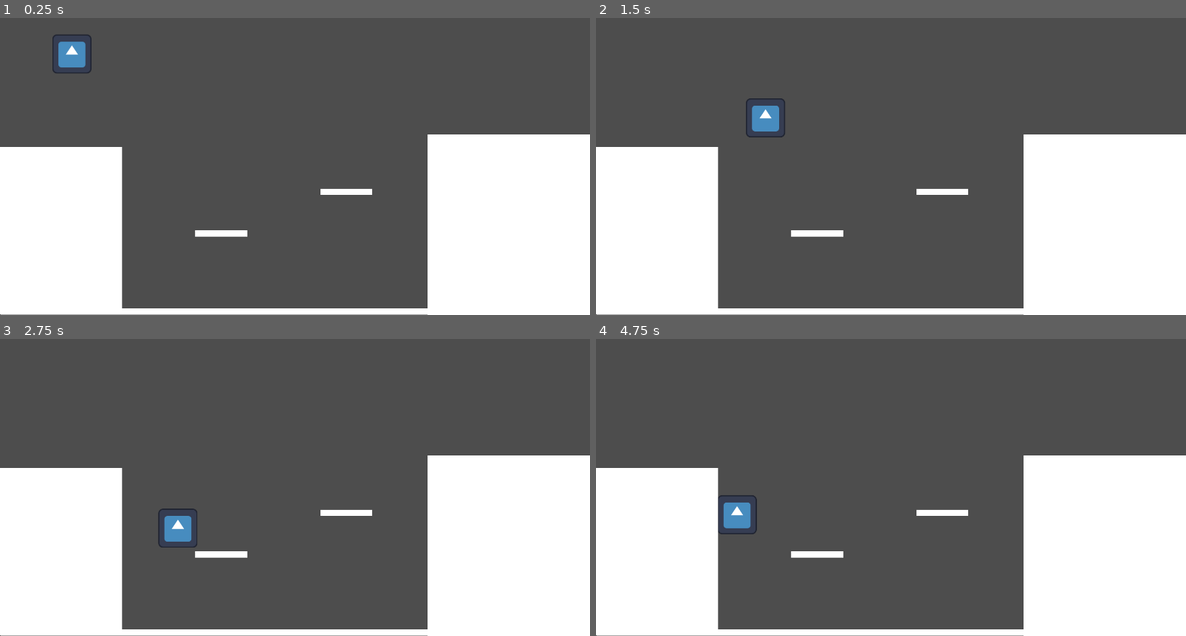
Above: before the commit, frames 1-4 (two rows, left to right).
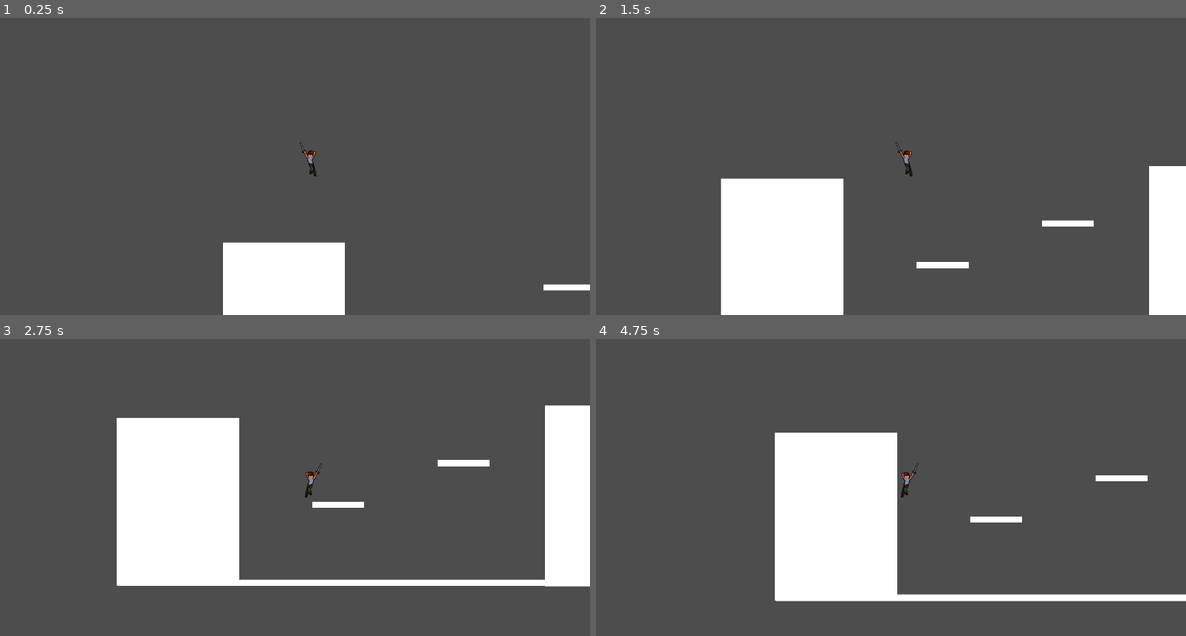
Above: after the commit, the same moments.

Repository: Guiezz/Ashwake
Game: Godot game, scene res://scenes/levels/playground.tscn
Two runs of this game, one before a commit and one after it. Both use one fixed random seed, a clock stepped at 60 frames per second and the inputs below. The engine's default icon, where the game draws it, is replaced by a stand-in: a white triangle on a blue panel in a dark square.
Inputs (mouse positions are in pixels of both pictures, inside the frame that each line leads up to):
- Up to frame 1 (0.25 s): no input
- Up to frame 2 (1.5 s): move the mouse to (1020, 133) at 0.52 s; hold D (mover_direita) from 0.53 s (still down); tap Shift (dash) at 0.6 s; tap Space (pular) at 0.77, 1.07 s; click (1020, 133) at 0.8 s; move the mouse to (773, 166) at 1.27 s; click (773, 166) at 1.35 s
- Up to frame 3 (2.75 s): tap Space (pular) at 1.52, 1.55, 1.82, 2.1 s; move the mouse to (354, 398) at 2.02 s; release D (mover_direita) at 2.03 s; hold A (mover_esquerda) from 2.03 s (still down); tap Shift (dash) at 2.3 s
- Up to frame 4 (4.75 s): move the mouse to (861, 537) at 2.77 s; release A (mover_esquerda) at 2.78 s; hold D (mover_direita) 2.78-4.28 s; tap Shift (dash) at 2.85, 4.55 s; tap Space (pular) at 3.02, 3.32, 3.77, 3.8, 4.07, 4.52 s; click (861, 537) at 3.05 s; move the mouse to (1068, 520) at 3.52 s; hold C (grudar_parede) 3.53-4.28 s; move the mouse to (714, 422) at 4.27 s; hold A (mover_esquerda) from 4.28 s (still down); click (714, 422) at 4.35 s

The runs differ from the first frame. In frame 1, 35% of the frame differs, in the area x 0-100%, y 5-100%; in frame 2, 36%; in frame 3, 39%; in frame 4, 42%, in the area x 0-100%, y 31-100%.

Commit message:
Feat: Player Updates
(Movement spritesand Attack)

Diff:
--- a/project.godot
+++ b/project.godot
@@ -58,3 +58,8 @@
 "events": [Object(InputEventKey,"resource_local_to_scene":false,"resource_name":"","device":0,"window_id":0,"alt_presse …(189 unchanged characters)…
 ]
 }
+atacar={
+"deadzone": 0.2,
+"events": [Object(InputEventMouseButton,"resource_local_to_scene":false,"resource_name":"","device":-1,"window_id":0,"alt_pressed":false,"shift_pressed":false,"ctrl_pressed":false,"meta_pressed":false,"button_mask":0,"position":Vector2(0, 0),"global_position":Vector2(0, 0),"factor":1.0,"button_index":1,"canceled":false,"pressed":false,"double_click":false,"script":null)
+]
+}
--- a/scenes/player/player.tscn
+++ b/scenes/player/player.tscn
@@ -1,23 +1,523 @@
-[gd_scene load_steps=4 format=3 uid="uid://dtjporv7xvfnn"]
+[gd_scene load_steps=74 format=3 uid="uid://dtjporv7xvfnn"]
 
 [ext_resource type="Script" uid="uid://cxmuybsajhqdw" path="res://scripts/player/player.gd" id="1_dovo2"]
-[ext_resource type="Texture2D" uid="uid://s0hbpu6yqu6m" path="res://icon.svg" id="2_gmlin"]
-
-[sub_resource type="RectangleShape2D" id="RectangleShape2D_g2els"]
-size = Vector2(128, 127)
+[ext_resource type="Texture2D" uid="uid://bmi4l3y8lfgxg" path="res://assets/sprites/CharacterPack-Version1/Character-Weapon/Character-Attack-1.png" id="2_je7p5"]
+[ext_resource type="Texture2D" uid="uid://00ojc7fltpxt" path="res://assets/sprites/CharacterPack-Version1/Character-Weapon/Character-dash-1.png" id="3_fm80t"]
+[ext_resource type="Texture2D" uid="uid://c24mycw7vxd3n" path="res://assets/sprites/CharacterPack-Version1/Character-Weapon/Character-falling.png" id="4_gx1jg"]
+[ext_resource type="Texture2D" uid="uid://cui3jnrvqr18s" path="res://assets/sprites/CharacterPack-Version1/Character-Weapon/Character-Idle-1.png" id="5_ugbui"]
+[ext_resource type="Texture2D" uid="uid://bdi1q6arr1wtt" path="res://assets/sprites/CharacterPack-Version1/Character-Weapon/Character-jump.png" id="6_fcs02"]
+[ext_resource type="Texture2D" uid="uid://704cgbiuauie" path="res://assets/sprites/CharacterPack-Version1/Character-Weapon/Character-jump-movement.png" id="7_myrg7"]
+[ext_resource type="Texture2D" uid="uid://dfev0e0ob75px" path="res://assets/sprites/CharacterPack-Version1/Character-Weapon/Character-run-weapon.png" id="8_kvlxm"]
+[ext_resource type="Texture2D" uid="uid://da3p71xmcin11" path="res://assets/sprites/CharacterPack-Version1/Character-Weapon/Character-wall-Stick.png" id="9_uf5tr"]
+[ext_resource type="Texture2D" uid="uid://dwgiybn6qgc1t" path="res://assets/sprites/CharacterPack-Version1/Character-Weapon/Character-wall-stick-off-movement.png" id="10_lgqa7"]
+[ext_resource type="Texture2D" uid="uid://78hijy8rlo01" path="res://assets/sprites/CharacterPack-Version1/Character-Weapon/Character-wall-slide-loop-no-particles.png" id="11_8ydkj"]
+
+[sub_resource type="AtlasTexture" id="AtlasTexture_3j4b4"]
+atlas = ExtResource("2_je7p5")
+region = Rect2(0, 0, 96, 64)
+
+[sub_resource type="AtlasTexture" id="AtlasTexture_yj68g"]
+atlas = ExtResource("2_je7p5")
+region = Rect2(96, 0, 96, 64)
+
+[sub_resource type="AtlasTexture" id="AtlasTexture_ioxgp"]
+atlas = ExtResource("2_je7p5")
+region = Rect2(192, 0, 96, 64)
+
+[sub_resource type="AtlasTexture" id="AtlasTexture_cnsyf"]
+atlas = ExtResource("2_je7p5")
+region = Rect2(288, 0, 96, 64)
+
+[sub_resource type="AtlasTexture" id="AtlasTexture_007i1"]
+atlas = ExtResource("2_je7p5")
+region = Rect2(384, 0, 96, 64)
+
+[sub_resource type="AtlasTexture" id="AtlasTexture_6cv16"]
+atlas = ExtResource("2_je7p5")
+region = Rect2(480, 0, 96, 64)
+
+[sub_resource type="AtlasTexture" id="AtlasTexture_j4nxn"]
+atlas = ExtResource("2_je7p5")
+region = Rect2(576, 0, 96, 64)
+
+[sub_resource type="AtlasTexture" id="AtlasTexture_28m0y"]
+atlas = ExtResource("3_fm80t")
+region = Rect2(0, 0, 96, 64)
+
+[sub_resource type="AtlasTexture" id="AtlasTexture_uniwh"]
+atlas = ExtResource("3_fm80t")
+region = Rect2(96, 0, 96, 64)
+
+[sub_resource type="AtlasTexture" id="AtlasTexture_iqsei"]
+atlas = ExtResource("3_fm80t")
+region = Rect2(192, 0, 96, 64)
+
+[sub_resource type="AtlasTexture" id="AtlasTexture_tffgl"]
+atlas = ExtResource("3_fm80t")
+region = Rect2(288, 0, 96, 64)
+
+[sub_resource type="AtlasTexture" id="AtlasTexture_pk8ii"]
+atlas = ExtResource("3_fm80t")
+region = Rect2(384, 0, 96, 64)
+
+[sub_resource type="AtlasTexture" id="AtlasTexture_5mf0n"]
+atlas = ExtResource("4_gx1jg")
+region = Rect2(0, 0, 96, 64)
+
+[sub_resource type="AtlasTexture" id="AtlasTexture_4hvnv"]
+atlas = ExtResource("4_gx1jg")
+region = Rect2(96, 0, 96, 64)
+
+[sub_resource type="AtlasTexture" id="AtlasTexture_bbmj2"]
+atlas = ExtResource("4_gx1jg")
+region = Rect2(192, 0, 96, 64)
+
+[sub_resource type="AtlasTexture" id="AtlasTexture_kxw46"]
+atlas = ExtResource("4_gx1jg")
+region = Rect2(288, 0, 96, 64)
+
+[sub_resource type="AtlasTexture" id="AtlasTexture_8qxvo"]
+atlas = ExtResource("5_ugbui")
+region = Rect2(0, 0, 96, 64)
+
+[sub_resource type="AtlasTexture" id="AtlasTexture_5q8fn"]
+atlas = ExtResource("5_ugbui")
+region = Rect2(96, 0, 96, 64)
+
+[sub_resource type="AtlasTexture" id="AtlasTexture_wva7c"]
+atlas = ExtResource("5_ugbui")
+region = Rect2(192, 0, 96, 64)
+
+[sub_resource type="AtlasTexture" id="AtlasTexture_7obkq"]
+atlas = ExtResource("5_ugbui")
+region = Rect2(288, 0, 96, 64)
+
+[sub_resource type="AtlasTexture" id="AtlasTexture_vo27k"]
+atlas = ExtResource("5_ugbui")
+region = Rect2(384, 0, 96, 64)
+
+[sub_resource type="AtlasTexture" id="AtlasTexture_genst"]
+atlas = ExtResource("5_ugbui")
+region = Rect2(480, 0, 96, 64)
+
+[sub_resource type="AtlasTexture" id="AtlasTexture_niom3"]
+atlas = ExtResource("5_ugbui")
+region = Rect2(576, 0, 96, 64)
+
+[sub_resource type="AtlasTexture" id="AtlasTexture_ttakn"]
+atlas = ExtResource("5_ugbui")
+region = Rect2(672, 0, 96, 64)
+
+[sub_resource type="AtlasTexture" id="AtlasTexture_rw8a5"]
+atlas = ExtResource("6_fcs02")
+region = Rect2(0, 0, 96, 64)
+
+[sub_resource type="AtlasTexture" id="AtlasTexture_iwuka"]
+atlas = ExtResource("6_fcs02")
+region = Rect2(96, 0, 96, 64)
+
+[sub_resource type="AtlasTexture" id="AtlasTexture_hyqqp"]
+atlas = ExtResource("6_fcs02")
+region = Rect2(192, 0, 96, 64)
+
+[sub_resource type="AtlasTexture" id="AtlasTexture_ds1xl"]
+atlas = ExtResource("6_fcs02")
+region = Rect2(288, 0, 96, 64)
+
+[sub_resource type="AtlasTexture" id="AtlasTexture_1u1sw"]
+atlas = ExtResource("6_fcs02")
+region = Rect2(384, 0, 96, 64)
+
+[sub_resource type="AtlasTexture" id="AtlasTexture_2t3bg"]
+atlas = ExtResource("6_fcs02")
+region = Rect2(480, 0, 96, 64)
+
+[sub_resource type="AtlasTexture" id="AtlasTexture_jrbya"]
+atlas = ExtResource("7_myrg7")
+region = Rect2(0, 0, 96, 64)
+
+[sub_resource type="AtlasTexture" id="AtlasTexture_ahqnk"]
+atlas = ExtResource("7_myrg7")
+region = Rect2(96, 0, 96, 64)
+
+[sub_resource type="AtlasTexture" id="AtlasTexture_vb1ce"]
+atlas = ExtResource("7_myrg7")
+region = Rect2(192, 0, 96, 64)
+
+[sub_resource type="AtlasTexture" id="AtlasTexture_0ncpa"]
+atlas = ExtResource("7_myrg7")
+region = Rect2(288, 0, 96, 64)
+
+[sub_resource type="AtlasTexture" id="AtlasTexture_upxxc"]
+atlas = ExtResource("7_myrg7")
+region = Rect2(384, 0, 96, 64)
+
+[sub_resource type="AtlasTexture" id="AtlasTexture_ln3h3"]
+atlas = ExtResource("7_myrg7")
+region = Rect2(480, 0, 96, 64)
+
+[sub_resource type="AtlasTexture" id="AtlasTexture_uygh0"]
+atlas = ExtResource("8_kvlxm")
+region = Rect2(0, 0, 96, 64)
+
+[sub_resource type="AtlasTexture" id="AtlasTexture_t1aof"]
+atlas = ExtResource("8_kvlxm")
+region = Rect2(96, 0, 96, 64)
+
+[sub_resource type="AtlasTexture" id="AtlasTexture_w8qe1"]
+atlas = ExtResource("8_kvlxm")
+region = Rect2(192, 0, 96, 64)
+
+[sub_resource type="AtlasTexture" id="AtlasTexture_hdvrm"]
+atlas = ExtResource("8_kvlxm")
+region = Rect2(288, 0, 96, 64)
+
+[sub_resource type="AtlasTexture" id="AtlasTexture_5xbmr"]
+atlas = ExtResource("8_kvlxm")
+region = Rect2(384, 0, 96, 64)
+
+[sub_resource type="AtlasTexture" id="AtlasTexture_hir57"]
+atlas = ExtResource("8_kvlxm")
+region = Rect2(480, 0, 96, 64)
+
+[sub_resource type="AtlasTexture" id="AtlasTexture_7072n"]
+atlas = ExtResource("8_kvlxm")
+region = Rect2(576, 0, 96, 64)
+
+[sub_resource type="AtlasTexture" id="AtlasTexture_gmu8b"]
+atlas = ExtResource("8_kvlxm")
+region = Rect2(672, 0, 96, 64)
+
+[sub_resource type="AtlasTexture" id="AtlasTexture_a38bk"]
+atlas = ExtResource("9_uf5tr")
+region = Rect2(0, 0, 96, 64)
+
+[sub_resource type="AtlasTexture" id="AtlasTexture_3chqh"]
+atlas = ExtResource("9_uf5tr")
+region = Rect2(96, 0, 96, 64)
+
+[sub_resource type="AtlasTexture" id="AtlasTexture_pwfqx"]
+atlas = ExtResource("9_uf5tr")
+region = Rect2(192, 0, 96, 64)
+
+[sub_resource type="AtlasTexture" id="AtlasTexture_kssj8"]
+atlas = ExtResource("9_uf5tr")
+region = Rect2(288, 0, 96, 64)
+
+[sub_resource type="AtlasTexture" id="AtlasTexture_8lfxt"]
+atlas = ExtResource("9_uf5tr")
+region = Rect2(384, 0, 96, 64)
+
+[sub_resource type="AtlasTexture" id="AtlasTexture_lclul"]
+atlas = ExtResource("9_uf5tr")
+region = Rect2(480, 0, 96, 64)
+
+[sub_resource type="AtlasTexture" id="AtlasTexture_ej2d6"]
+atlas = ExtResource("10_lgqa7")
+region = Rect2(0, 0, 96, 64)
+
+[sub_resource type="AtlasTexture" id="AtlasTexture_fvjb1"]
+atlas = ExtResource("10_lgqa7")
+region = Rect2(96, 0, 96, 64)
+
+[sub_resource type="AtlasTexture" id="AtlasTexture_bysbl"]
+atlas = ExtResource("10_lgqa7")
+region = Rect2(192, 0, 96, 64)
+
+[sub_resource type="AtlasTexture" id="AtlasTexture_2wy34"]
+atlas = ExtResource("10_lgqa7")
+region = Rect2(288, 0, 96, 64)
+
+[sub_resource type="AtlasTexture" id="AtlasTexture_ymths"]
+atlas = ExtResource("10_lgqa7")
+region = Rect2(384, 0, 96, 64)
+
+[sub_resource type="AtlasTexture" id="AtlasTexture_3p0jd"]
+atlas = ExtResource("11_8ydkj")
+region = Rect2(0, 0, 96, 64)
+
+[sub_resource type="AtlasTexture" id="AtlasTexture_7nf13"]
+atlas = ExtResource("11_8ydkj")
+region = Rect2(96, 0, 96, 64)
+
+[sub_resource type="AtlasTexture" id="AtlasTexture_0y4ya"]
+atlas = ExtResource("11_8ydkj")
+region = Rect2(192, 0, 96, 64)
+
+[sub_resource type="AtlasTexture" id="AtlasTexture_s050l"]
+atlas = ExtResource("11_8ydkj")
+region = Rect2(288, 0, 96, 64)
+
+[sub_resource type="SpriteFrames" id="SpriteFrames_4sw5w"]
+animations = [{
+"frames": [{
+"duration": 1.0,
+"texture": SubResource("AtlasTexture_3j4b4")
+}, {
+"duration": 1.0,
+"texture": SubResource("AtlasTexture_yj68g")
+}, {
+"duration": 1.0,
+"texture": SubResource("AtlasTexture_ioxgp")
+}, {
+"duration": 1.0,
+"texture": SubResource("AtlasTexture_cnsyf")
+}, {
+"duration": 1.0,
+"texture": SubResource("AtlasTexture_007i1")
+}, {
+"duration": 1.0,
+"texture": SubResource("AtlasTexture_6cv16")
+}, {
+"duration": 1.0,
+"texture": SubResource("AtlasTexture_j4nxn")
+}],
+"loop": false,
+"name": &"attack01",
+"speed": 5.0
+}, {
+"frames": [{
+"duration": 1.0,
+"texture": SubResource("AtlasTexture_28m0y")
+}, {
+"duration": 1.0,
+"texture": SubResource("AtlasTexture_uniwh")
+}, {
+"duration": 1.0,
+"texture": SubResource("AtlasTexture_iqsei")
+}, {
+"duration": 1.0,
+"texture": SubResource("AtlasTexture_tffgl")
+}, {
+"duration": 1.0,
+"texture": SubResource("AtlasTexture_pk8ii")
+}],
+"loop": false,
+"name": &"dash",
+"speed": 5.0
+}, {
+"frames": [{
+"duration": 1.0,
+"texture": SubResource("AtlasTexture_5mf0n")
+}, {
+"duration": 1.0,
+"texture": SubResource("AtlasTexture_4hvnv")
+}, {
+"duration": 1.0,
+"texture": SubResource("AtlasTexture_bbmj2")
+}, {
+"duration": 1.0,
+"texture": SubResource("AtlasTexture_kxw46")
+}],
+"loop": true,
+"name": &"fall",
+"speed": 5.0
+}, {
+"frames": [{
+"duration": 1.0,
+"texture": SubResource("AtlasTexture_8qxvo")
+}, {
+"duration": 1.0,
+"texture": SubResource("AtlasTexture_5q8fn")
+}, {
+"duration": 1.0,
+"texture": SubResource("AtlasTexture_wva7c")
+}, {
+"duration": 1.0,
+"texture": SubResource("AtlasTexture_7obkq")
+}, {
+"duration": 1.0,
+"texture": SubResource("AtlasTexture_vo27k")
+}, {
+"duration": 1.0,
+"texture": SubResource("AtlasTexture_genst")
+}, {
+"duration": 1.0,
+"texture": SubResource("AtlasTexture_niom3")
+}, {
+"duration": 1.0,
+"texture": SubResource("AtlasTexture_ttakn")
+}],
+"loop": true,
+"name": &"idle",
+"speed": 5.0
+}, {
+"frames": [{
+"duration": 1.0,
+"texture": SubResource("AtlasTexture_rw8a5")
+}, {
+"duration": 1.0,
+"texture": SubResource("AtlasTexture_iwuka")
+}, {
+"duration": 1.0,
+"texture": SubResource("AtlasTexture_hyqqp")
+}, {
+"duration": 1.0,
+"texture": SubResource("AtlasTexture_ds1xl")
+}, {
+"duration": 1.0,
+"texture": SubResource("AtlasTexture_1u1sw")
+}, {
+"duration": 1.0,
+"texture": SubResource("AtlasTexture_2t3bg")
+}],
+"loop": false,
+"name": &"jump",
+"speed": 5.0
+}, {
+"frames": [{
+"duration": 1.0,
+"texture": SubResource("AtlasTexture_jrbya")
+}, {
+"duration": 1.0,
+"texture": SubResource("AtlasTexture_ahqnk")
+}, {
+"duration": 1.0,
+"texture": SubResource("AtlasTexture_vb1ce")
+}, {
+"duration": 1.0,
+"texture": SubResource("AtlasTexture_0ncpa")
+}, {
+"duration": 1.0,
+"texture": SubResource("AtlasTexture_upxxc")
+}, {
+"duration": 1.0,
+"texture": SubResource("AtlasTexture_ln3h3")
+}],
+"loop": false,
+"name": &"jumpMovement",
+"speed": 5.0
+}, {
+"frames": [{
+"duration": 1.0,
+"texture": SubResource("AtlasTexture_uygh0")
+}, {
+"duration": 1.0,
+"texture": SubResource("AtlasTexture_t1aof")
+}, {
+"duration": 1.0,
+"texture": SubResource("AtlasTexture_w8qe1")
+}, {
+"duration": 1.0,
+"texture": SubResource("AtlasTexture_hdvrm")
+}, {
+"duration": 1.0,
+"texture": SubResource("AtlasTexture_5xbmr")
+}, {
+"duration": 1.0,
+"texture": SubResource("AtlasTexture_hir57")
+}, {
+"duration": 1.0,
+"texture": SubResource("AtlasTexture_7072n")
+}, {
+"duration": 1.0,
+"texture": SubResource("AtlasTexture_gmu8b")
+}],
+"loop": true,
+"name": &"run",
+"speed": 5.0
+}, {
+"frames": [{
+"duration": 1.0,
+"texture": SubResource("AtlasTexture_a38bk")
+}, {
+"duration": 1.0,
+"texture": SubResource("AtlasTexture_3chqh")
+}, {
+"duration": 1.0,
+"texture": SubResource("AtlasTexture_pwfqx")
+}, {
+"duration": 1.0,
+"texture": SubResource("AtlasTexture_kssj8")
+}, {
+"duration": 1.0,
+"texture": SubResource("AtlasTexture_8lfxt")
+}, {
+"duration": 1.0,
+"texture": SubResource("AtlasTexture_lclul")
+}],
+"loop": false,
+"name": &"wallSick",
+"speed": 12.0
+}, {
+"frames": [{
+"duration": 1.0,
+"texture": SubResource("AtlasTexture_ej2d6")
+}, {
+"duration": 1.0,
+"texture": SubResource("AtlasTexture_fvjb1")
+}, {
+"duration": 1.0,
+"texture": SubResource("AtlasTexture_bysbl")
+}, {
+"duration": 1.0,
+"texture": SubResource("AtlasTexture_2wy34")
+}, {
+"duration": 1.0,
+"texture": SubResource("AtlasTexture_ymths")
+}],
+"loop": false,
+"name": &"wallSickOff",
+"speed": 5.0
+}, {
+"frames": [{
+"duration": 1.0,
+"texture": SubResource("AtlasTexture_3p0jd")
+}, {
+"duration": 1.0,
+"texture": SubResource("AtlasTexture_7nf13")
+}, {
+"duration": 1.0,
+"texture": SubResource("AtlasTexture_0y4ya")
+}, {
+"duration": 1.0,
+"texture": SubResource("AtlasTexture_s050l")
+}],
+"loop": false,
+"name": &"wall_slide_loop",
+"speed": 5.0
+}]
+
+[sub_resource type="CapsuleShape2D" id="CapsuleShape2D_je7p5"]
+radius = 19.0
+height = 80.0
+
+[sub_resource type="RectangleShape2D" id="RectangleShape2D_je7p5"]
+size = Vector2(71, 20)
 
 [node name="Player" type="CharacterBody2D"]
 script = ExtResource("1_dovo2")
 
-[node name="Sprite2D" type="Sprite2D" parent="."]
-texture = ExtResource("2_gmlin")
+[node name="Animacao" type="AnimatedSprite2D" parent="."]
+position = Vector2(51.000004, 28.000004)
+scale = Vector2(2.0625, 1.8750001)
+sprite_frames = SubResource("SpriteFrames_4sw5w")
+animation = &"attack01"
 
 [node name="CollisionShape2D" type="CollisionShape2D" parent="."]
-position = Vector2(0, -0.5)
-shape = SubResource("RectangleShape2D_g2els")
+position = Vector2(51, 49)
+shape = SubResource("CapsuleShape2D_je7p5")
 
 [node name="DashTimer" type="Timer" parent="."]
 wait_time = 0.2
 one_shot = true
 
+[node name="Camera2D" type="Camera2D" parent="."]
+
+[node name="Hitbox" type="Area2D" parent="."]
+monitoring = false
+monitorable = false
+
+[node name="CollisionShape2D" type="CollisionShape2D" parent="Hitbox"]
+position = Vector2(105.5, 47)
+shape = SubResource("RectangleShape2D_je7p5")
+
+[node name="AttackHitboxTimer" type="Timer" parent="."]
+one_shot = true
+
+[node name="AttackDurationTimer" type="Timer" parent="."]
+one_shot = true
+
 [connection signal="timeout" from="DashTimer" to="." method="_on_dash_timer_timeout"]
+[connection signal="timeout" from="AttackHitboxTimer" to="." method="_on_attack_hitbox_timer_timeout"]
+[connection signal="timeout" from="AttackDurationTimer" to="." method="_on_attack_duration_timer_timeout"]
--- a/scripts/player/player.gd
+++ b/scripts/player/player.gd
@@ -9,7 +9,7 @@
 # --- WALL JUMP / SLIDE ---
 @export var forca_pulo_parede := Vector2(300, -400)
 @export var velocidade_deslizando := 40.0
-@export var forca_pulo_neutro_x := 50.0 # (NOVO) Pequeno impulso horizontal para o pulo neutro
+@export var forca_pulo_neutro_x := 50.0 # Pequeno impulso horizontal para o pulo neutro
 
 var esta_na_parede := false
 var pulou_da_parede_neste_quadro := false
@@ -20,14 +20,54 @@
 var pode_dar_dash := true
 var esta_dando_dash := false
 var direcao_dash := Vector2.ZERO
+
+# --- ATAQUE ---
+var esta_atacando := false
+
+# --- REFERÊNCIAS DE NÓS ---
 @onready var timer_dash := $DashTimer
+@onready var animacao := $Animacao
+@onready var hitbox := $Hitbox
+@onready var attack_hitbox_timer := $AttackHitboxTimer
+@onready var attack_duration_timer := $AttackDurationTimer
 
 # --- PULO DUPLO ---
 var saltos_restantes := 1
 @export var max_saltos := 2
 
+
 func _physics_process(delta: float) -> void:
 	var direcao_input := Input.get_axis("mover_esquerda", "mover_direita")
+
+	# --- LÓGICA DE ATAQUE (Prioridade 1) ---
+	# (MOVIDO PARA CIMA PARA TRAVAR A FÍSICA)
+
+	# 1. Verifica se o jogador quer atacar
+	if Input.is_action_just_pressed("atacar") and not esta_atacando and not esta_na_parede and not esta_dando_dash:
+		if is_on_floor():
+			esta_atacando = true
+			velocity = Vector2.ZERO # Trava o jogador no lugar
+
+			# Pega a duração da animação de ataque
+			var frame_count = animacao.sprite_frames.get_frame_count("attack01")
+			var speed = animacao.sprite_frames.get_animation_speed("attack01")
+			var duracao_ataque = frame_count / speed
+
+			# Inicia o timer de DURAÇÃO TOTAL do ataque
+			attack_duration_timer.start(duracao_ataque)
+
+			# Inicia o timer da HITBOX (quando o golpe acerta)
+			# !! AJUSTE ESSE NÚMERO (0.1) !!
+			# Deve ser o tempo (em segundos) até o frame do golpe
+			attack_hitbox_timer.start(0.1)
+
+	# 2. Se estiver atacando, trava todo o resto
+	if esta_atacando:
+		atualizar_animacoes(0.0) # Força a atualização da animação
+		return # Pula o resto do _physics_process (gravidade, movimento, etc.)
+
+	# --- FIM DA LÓGICA DE ATAQUE ---
+
 
 	# --- GRAVIDADE ---
 	if not is_on_floor() and not esta_dando_dash:
@@ -38,7 +78,8 @@
 		velocity.x = move_toward(velocity.x, direcao_input * velocidade, desaceleracao * delta)
 
 	# --- RESETAR SALTOS NO CHÃO ---
-	if is_on_floor():
+	# (Corrigido para não recarregar o dash durante um dash)
+	if is_on_floor() and not esta_dando_dash:
 		saltos_restantes = max_saltos
 		pode_dar_dash = true
 
@@ -61,15 +102,11 @@
 		if esta_na_parede:
 			var direcao_parede = get_wall_normal().x
 
-			# Lógica do Pulo Neutro: verifica se o jogador está apertando alguma direção
 			if direcao_input == 0:
-				# Pulo Neutro: Impulso vertical forte, horizontal fraco
 				velocity.x = direcao_parede * forca_pulo_neutro_x
 			else:
-				# Pulo de Parede Normal: Impulso para longe da parede
 				velocity.x = direcao_parede * forca_pulo_parede.x
 
-			# Aplica o impulso vertical para ambos os tipos de pulo
 			velocity.y = forca_pulo_parede.y
 
 			pulou_da_parede_neste_quadro = true
@@ -86,18 +123,122 @@
 		pode_dar_dash = false
 		esta_dando_dash = true
 		direcao_dash = Vector2(Input.get_axis("mover_esquerda", "mover_direita"), Input.get_axis("mover_cima", "mover_baixo"))
+
 		if direcao_dash == Vector2.ZERO:
+			# 1º Fallback: Tenta usar a velocidade atual
 			direcao_dash = Vector2(sign(velocity.x), 0)
+
+			# 2º Fallback (Corrigido): Se ainda for zero, usa a direção que o sprite está olhando
+			if direcao_dash == Vector2.ZERO:
+				if animacao.flip_h: # Se está olhando para a esquerda
+					direcao_dash = Vector2.LEFT
+				else: # Se está olhando para a direita
+					direcao_dash = Vector2.RIGHT
+
 		velocity = direcao_dash.normalized() * forca_dash
 		timer_dash.start(duracao_dash)
 
 	move_and_slide()
+
+	atualizar_animacoes(direcao_input)
 
 	if pulou_da_parede_neste_quadro:
 		await get_tree().create_timer(0.1).timeout
 		pulou_da_parede_neste_quadro = false
 
 
+# --- TIMERS E SINAIS ---
+
 func _on_dash_timer_timeout():
 	esta_dando_dash = false
 	velocity.x *= 0.5
+
+# Este timer é chamado quando a ANIMAÇÃO INTEIRA de ataque acaba
+func _on_attack_duration_timer_timeout():
+	esta_atacando = false # Libera o jogador para se mover
+	hitbox.monitoring = false # Garante que a hitbox seja desligada
+
+# Este timer é chamado no MEIO da animação (quando o golpe acerta)
+func _on_attack_hitbox_timer_timeout():
+	# 1. Liga a hitbox
+	hitbox.monitoring = true
+
+	# 2. Desliga a hitbox logo depois
+	# !! AJUSTE ESSE NÚMERO (0.15) !!
+	# É o tempo que a hitbox ficará "ativa"
+	await get_tree().create_timer(0.15).timeout
+	hitbox.monitoring = false
+
+func _on_animacao_animation_finished() -> void:
+	# (Corrigido o nome da animação para bater com o seu código)
+	if animacao.animation == "wallSick":
+		# (Use o nome exato da sua animação de loop de deslizar)
+		animacao.play("wall_slide_loop")
+
+
+# --- FUNÇÃO PRINCIPAL DE ANIMAÇÃO ---
+
+func atualizar_animacoes(direcao: float) -> void:
+
+	# Prioridade MÁXIMA: Atacando
+	if esta_atacando:
+		animacao.play("attack01") # (Use o nome da sua animação de attack)
+		return # Trava a animação no ataque
+
+	# --- LÓGICA DE VIRAR O SPRITE (FLIP_H) ---
+
+	# 1. Se estiver dando dash, use a direção do dash
+	if esta_dando_dash:
+		if direcao_dash.x > 0:
+			animacao.flip_h = false # Dash para direita
+		elif direcao_dash.x < 0:
+			animacao.flip_h = true  # Dash para esquerda
+		# Se direcao_dash.x == 0 (dash reto p/ cima ou baixo), mantém o flip anterior
+
+	# 2. Se estiver na parede
+	elif esta_na_parede:
+		animacao.flip_h = get_wall_normal().x > 0 # Força a olhar p/ longe da parede
+
+	# 3. Lógica Padrão (correndo, pulando, parado)
+	else:
+		if direcao > 0:
+			animacao.flip_h = false # Olhando para a direita
+		elif direcao < 0:
+			animacao.flip_h = true  # Olhando para a esquerda
+
+
+	# --- LÓGICA DE QUAL ANIMAÇÃO TOCAR (POR PRIORIDADE) ---
+
+	# Prioridade 1: Acabou de pular da parede?
+	if pulou_da_parede_neste_quadro:
+		animacao.play("wallSickOff") # (Use seu nome exato)
+
+	# Prioridade 2: Está dando dash?
+	elif esta_dando_dash:
+		if direcao_dash.y < 0:
+			animacao.play("jump")
+		elif direcao_dash.y > 0:
+			animacao.play("fall")
+		else:
+			animacao.play("dash")
+
+	# Prioridade 3: Está na parede?
+	elif esta_na_parede:
+		# (Use o nome exato da sua animação de "grudar")
+		if animacao.animation != "wallSick" and animacao.animation != "wall_slide_loop":
+			animacao.play("wallSick")
+
+	# Prioridade 4: Está no ar?
+	elif not is_on_floor():
+		if velocity.y < 0:
+			animacao.play("jump")
+		else:
+			animacao.play("fall")
+
+	# Prioridade 5: Está correndo?
+	elif direcao != 0:
+		animacao.play("run")
+
+	# Prioridade 6: Está parado
+	else:
+		animacao.play("idle")
Not shown, added: assets/sprites/CharacterPack-Version1/Character-No-Weapon/Character-NoWeapon-Die.png.import
Binary file added: assets/sprites/CharacterPack-Version1/Character-No-Weapon/Character-NoWeapon-Hurt.png
Not shown, added: assets/sprites/CharacterPack-Version1/Character-No-Weapon/Character-NoWeapon-Hurt.png.import
Binary file added: assets/sprites/CharacterPack-Version1/Character-No-Weapon/Character-NoWeapon-Idle-01.png
Not shown, added: assets/sprites/CharacterPack-Version1/Character-No-Weapon/Character-NoWeapon-Idle-01.png.import
Binary file added: assets/sprites/CharacterPack-Version1/Character-No-Weapon/Character-NoWeapon-Idle.png
Not shown, added: assets/sprites/CharacterPack-Version1/Character-No-Weapon/Character-NoWeapon-Idle.png.import
Binary file added: assets/sprites/CharacterPack-Version1/Character-No-Weapon/Character-NoWeapon-Jump-movement.png
Not shown, added: assets/sprites/CharacterPack-Version1/Character-No-Weapon/Character-NoWeapon-Jump-movement.png.import
Not shown, added: assets/sprites/CharacterPack-Version1/Character-No-Weapon/Character-NoWeapon-Jump.png.import
Binary file added: assets/sprites/CharacterPack-Version1/Character-No-Weapon/Character-NoWeapon-Rolling-No-Up.png
Not shown, added: assets/sprites/CharacterPack-Version1/Character-No-Weapon/Character-NoWeapon-Rolling-No-Up.png.import
(and 100 more such lines)
